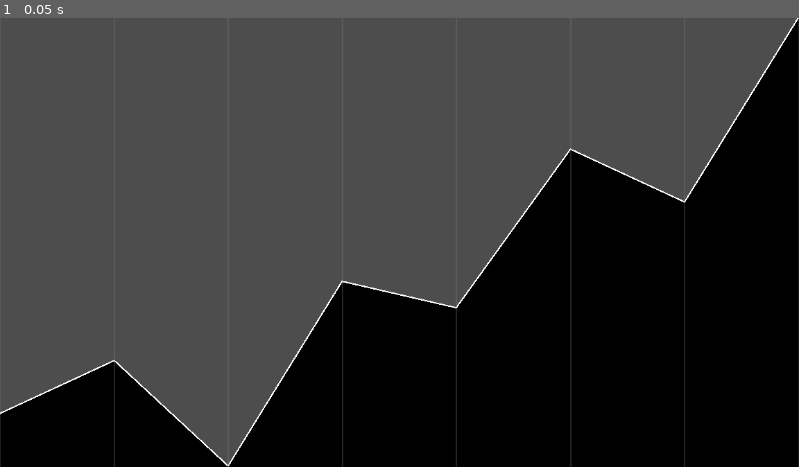
Above: before the commit, frame 1.
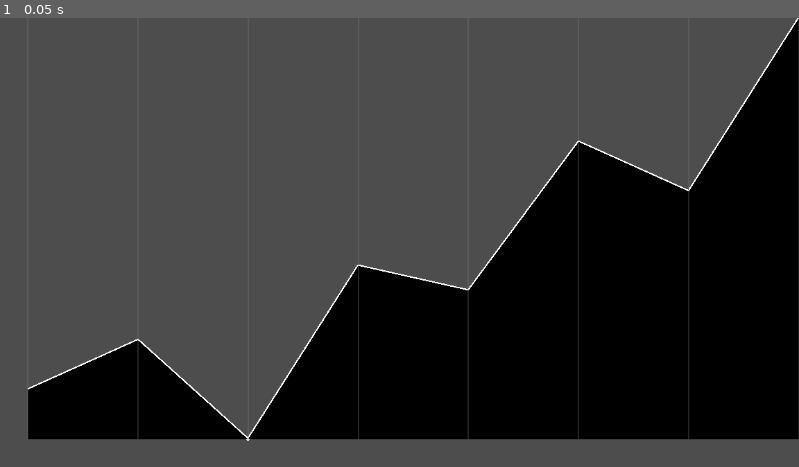
Above: after the commit, the same moment.

Repository: Carth501/math-balance
Game: Godot game, scene res://chartr/example/chartr_example.tscn
The game is run twice, just before and just after one commit, with the same random seed, the same clock (stepped at 60 frames per second) and the same inputs. The project has no main scene, so this scene is started directly.
Inputs:
- Up to frame 1 (0.05 s): no input

The runs differ from the first frame. In frame 1, 10% of the frame differs, in the area x 0-100%, y 1-100%.

Commit message:
Restructure for margin labels

Diff:
--- a/chartr/scenes/chartr.tscn
+++ b/chartr/scenes/chartr.tscn
@@ -1,8 +1,9 @@
-[gd_scene load_steps=2 format=3 uid="uid://xob2owowf3ri"]
+[gd_scene load_steps=3 format=3 uid="uid://xob2owowf3ri"]
 
 [ext_resource type="Script" uid="uid://b0noujqe7pyop" path="res://chartr/scripts/chartr.gd" id="1_nxgpe"]
+[ext_resource type="Script" uid="uid://cscnv2fgef865" path="res://chartr/scripts/chart_area.gd" id="2_pcbmv"]
 
-[node name="Chartr" type="Control"]
+[node name="Chartr" type="Control" node_paths=PackedStringArray("chart_area", "margin_container")]
 layout_mode = 3
 anchors_preset = 15
 anchor_right = 1.0
@@ -10,3 +11,19 @@
 grow_horizontal = 2
 grow_vertical = 2
 script = ExtResource("1_nxgpe")
+chart_area = NodePath("MarginContainer/ChartArea")
+margin_container = NodePath("MarginContainer")
+
+[node name="MarginContainer" type="MarginContainer" parent="."]
+layout_mode = 1
+anchors_preset = 15
+anchor_right = 1.0
+anchor_bottom = 1.0
+grow_horizontal = 2
+grow_vertical = 2
+
+[node name="ChartArea" type="Control" parent="MarginContainer"]
+layout_mode = 2
+script = ExtResource("2_pcbmv")
+
+[connection signal="resized" from="MarginContainer/ChartArea" to="MarginContainer/ChartArea" method="_resized"]
--- /dev/null
+++ b/chartr/scripts/chart_area.gd
@@ -0,0 +1,30 @@
+class_name ChartArea extends Control
+
+var settings: ChartrSettings = ChartrSettings.new();
+var points: PackedVector2Array = [];
+var draw_queued: bool = false;
+
+func _draw() -> void:
+	if !draw_queued:
+		return ;
+	var scaled_points: PackedVector2Array = [];
+	for point in points:
+		scaled_points.append(
+			Vector2(
+				point.x * size.x,
+				size.y - (point.y * size.y)
+			)
+		);
+	draw_polyline(scaled_points, Color.WHITE, 4);
+	draw_queued = false;
+	if settings.shading:
+		var shading_points: PackedVector2Array = scaled_points.duplicate();
+		shading_points.append(Vector2(scaled_points[scaled_points.size() - 1].x, size.y));
+		shading_points.append(Vector2(scaled_points[0].x, size.y));
+		draw_colored_polygon(shading_points, settings.shading_color, [], null);
+	if settings.grid_lines:
+		for point in scaled_points:
+			draw_line(Vector2(point.x, 0), Vector2(point.x, size.y), Color(0.5, 0.5, 0.5, 0.3), 2);
+
+func _resized() -> void:
+	draw_queued = true;
--- a/chartr/scripts/chartr.gd
+++ b/chartr/scripts/chartr.gd
@@ -1,26 +1,36 @@
 class_name Chartr extends Control
 
+@export var chart_area: ChartArea;
+@export var margin_container: MarginContainer;
 var settings: ChartrSettings = ChartrSettings.new();
-var points: PackedVector2Array = [];
-var draw_queued: bool = false;
 
 ## Settings will apply the next time display() is called.
 ## Some settings may apply the next time queue_plot() is called.
 func bind_settings(new_settings: ChartrSettings) -> void:
-	settings = new_settings
+	settings = new_settings;
+	chart_area.settings = new_settings
 
 ## Function to display data given x and y values.
 ## Call again to update the display. Warning! This will overwrite previous data.
 func display(x_values: Array, y_values: Array) -> void:
+	if size.x < 60 or size.y < 60:
+		push_warning("Chartr size is very small, and might not be displayed properly.");
+		return ;
 	if x_values.size() != y_values.size():
 		push_warning("data size mismatch: x_values size %d, y_values size %d" % [x_values.size(), y_values.size()]);
 		return ;
 	if x_values.size() < 2:
 		push_warning("Not enough points to plot.");
 		return ;
-	points = generate_point_array(x_values, y_values);
+	chart_area.points = generate_point_array(x_values, y_values);
+	if settings.margins:
+		margin_container.add_theme_constant_override("margin_left", 40)
+		margin_container.add_theme_constant_override("margin_bottom", 40)
+	else:
+		margin_container.add_theme_constant_override("margin_left", 0)
+		margin_container.add_theme_constant_override("margin_bottom", 0)
 
-	draw_queued = true;
+	chart_area.draw_queued = true;
 
 ## calculates the relative positions the points will be placed at, from 0 to 1.
 func generate_point_array(x_values: Array, y_values: Array) -> PackedVector2Array:
@@ -35,27 +45,6 @@
 				));
 	return raw_points;
 
-func _draw() -> void:
-	var scaled_points: PackedVector2Array = [];
-	for point in points:
-		scaled_points.append(
-			Vector2(
-				point.x * size.x,
-				size.y - (point.y * size.y)
-			)
-		);
-	if draw_queued:
-		draw_polyline(scaled_points, Color.WHITE, 4);
-		draw_queued = false;
-		if settings.shading:
-			var shading_points: PackedVector2Array = scaled_points.duplicate();
-			shading_points.append(Vector2(scaled_points[scaled_points.size() - 1].x, size.y));
-			shading_points.append(Vector2(scaled_points[0].x, size.y));
-			draw_colored_polygon(shading_points, settings.shading_color, [], null);
-	if settings.grid_lines:
-		for point in scaled_points:
-			draw_line(Vector2(point.x, 0), Vector2(point.x, size.y), Color(0.5, 0.5, 0.5, 0.3), 2);
-
 func get_max_and_min(values: Array) -> Dictionary:
 	var max_value: float = - INF;
 	var min_value: float = INF;
@@ -67,11 +56,7 @@
 			max_value = v;
 		if v < min_value:
 			min_value = v;
-	print("Max value: %f, Min value: %f" % [max_value, min_value]);
 	return {
 		"max": max_value,
 		"min": min_value,
 	};
-
-func _resized() -> void:
-	draw_queued = true;
--- a/chartr/scripts/chartr_settings.gd
+++ b/chartr/scripts/chartr_settings.gd
@@ -4,3 +4,4 @@
 var shading: bool = true;
 var shading_color: Color = Color(0, 0, 0, 1);
 var grid_lines: bool = true;
+var margins: bool = true;
Not shown, added: chartr/scripts/chart_area.gd.uid
